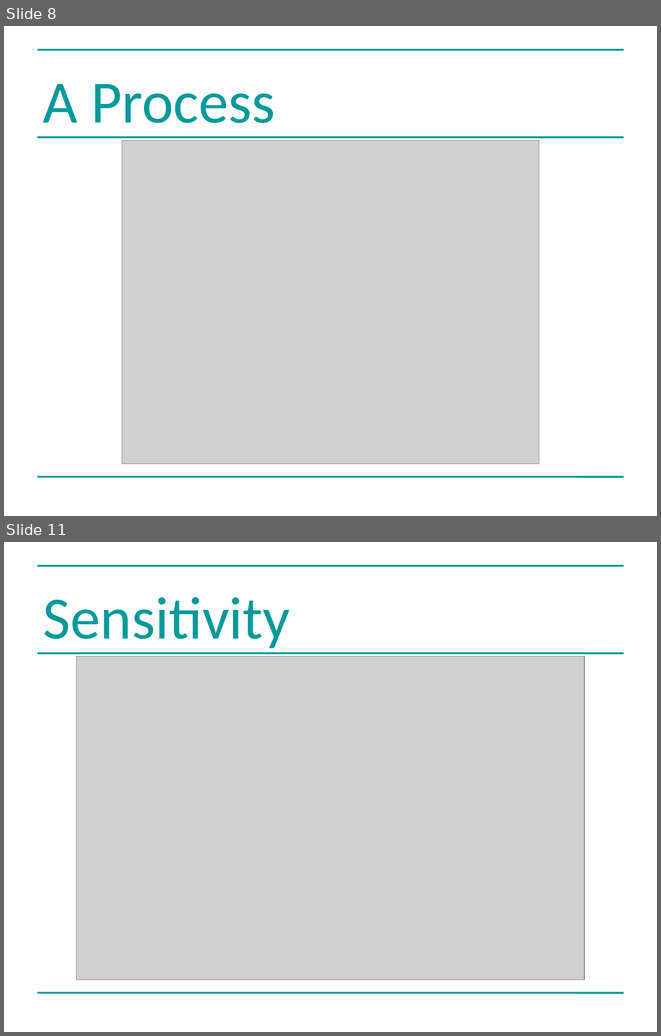
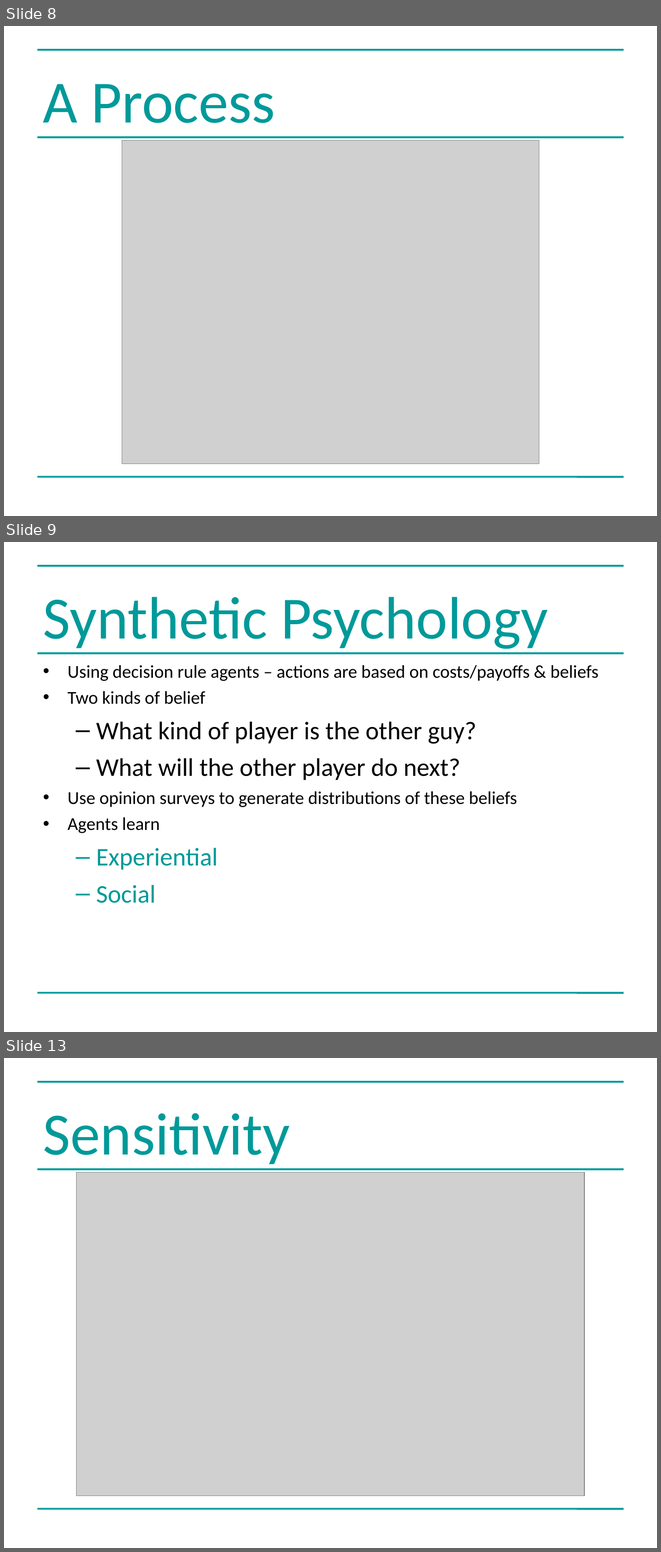
Before and after one commit to greenape/bsps2015, a slide deck: presentation/risky_aging_bsps.ppt. Shown one above the other, each under a label of ours: slides 8 and 11 before the commit, slides 8, 9 and 13 after it; the slides between them are not shown. The pictures are 661x1036 and 661x1552 pixels, drawn with LibreOffice and Linux fonts; fonts in the diff are those of the drawing; grey boxes stand for pictures. Boxes give left, top, right and bottom in pixels: in the first picture for what was removed or moved away, otherwise in the second. Text is boxed around its words. In the diff, an @@ line names an element or a change of style, - is before the commit and + after.

```diff
--- a/presentation/risky_aging_bsps.ppt
+++ b/presentation/risky_aging_bsps.ppt
@@ slide 9 added at [4, 542, 657, 1032], background #FFFFFF; not listed: 3 template elements that a slide beside it also shows @@
@@ title added at [43, 597, 548, 653], 66 pt, text #009999 @@
+Synthetic Psychology
@@ text added at [68, 665, 599, 903], 20 pt, text #000000 @@
+• Using decision rule agents – actions are based on costs/payoffs & beliefs
+• Two kinds of belief
+  – What kind of player is the other guy?
+  – What will the other player do next?
+• Use opinion surveys to generate distributions of these beliefs
+• Agents learn
+  – Experiential
+  – Social
@@ what was slide 11 is now slide 13 @@
```
Also in this commit, not shown: 6 slides changed, 3 other slides added, 2 slides removed.
